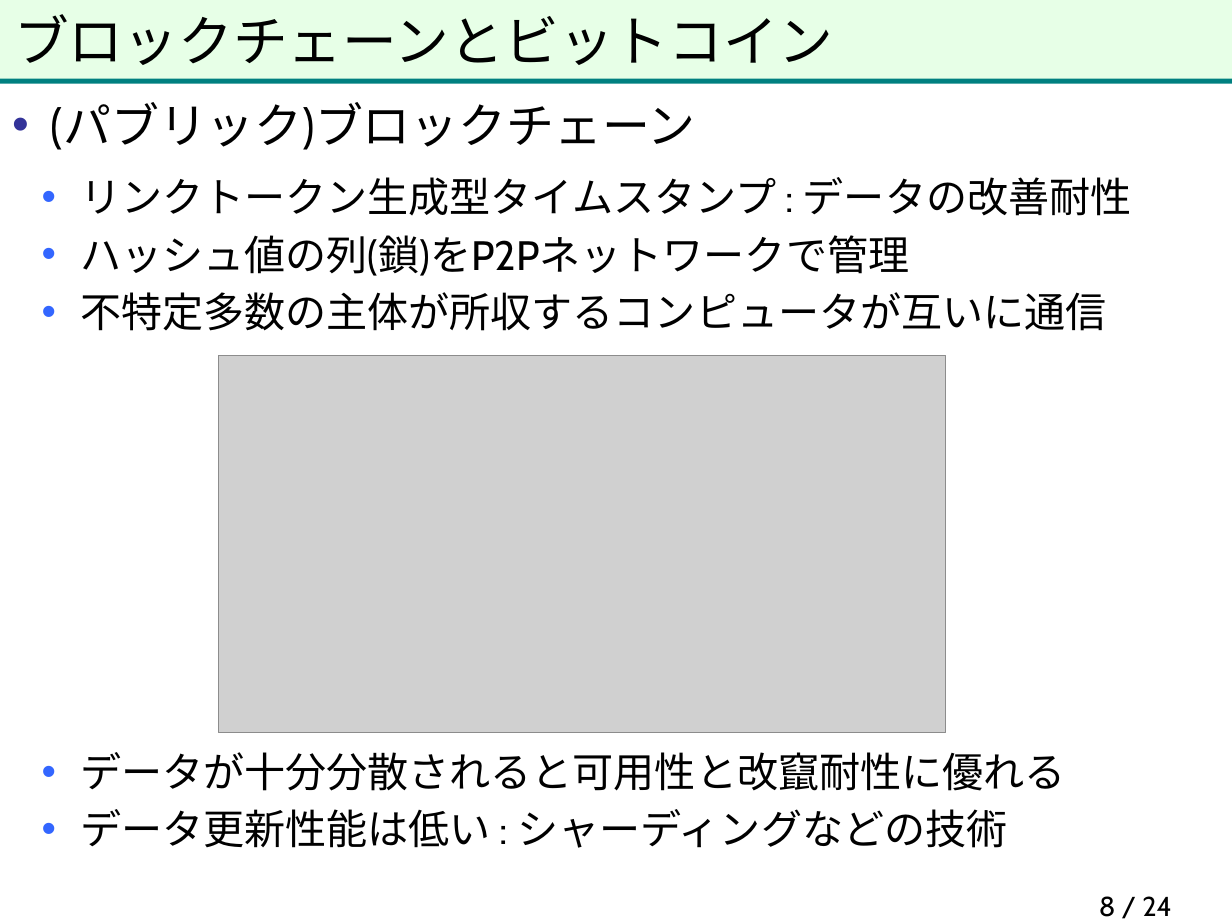
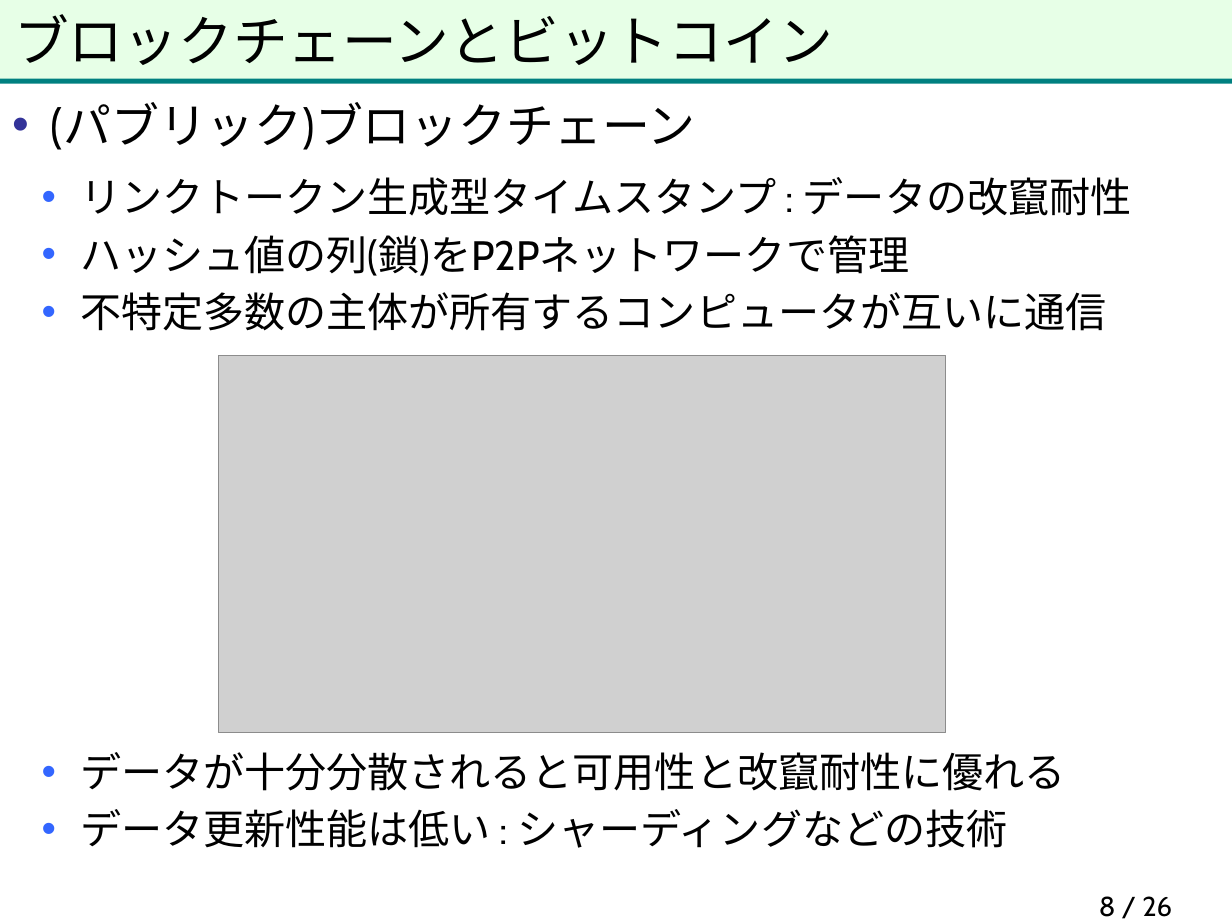
Before and after one commit to herumi/anninbon, a slide deck: slide 8 of lec/anninbon8.pptx. Drawn at 1232x924 pixels with LibreOffice and Linux fonts; fonts in the diff are those of the drawing; grey boxes stand for pictures; background and template pictures are left out. Boxes give left, top, right and bottom in pixels: in the first picture for what was removed or moved away, otherwise in the second. Text is boxed around its words. In the diff, an @@ line names an element or a change of style, - is before the commit and + after.

Commit message:
update 8

```diff
--- a/lec/anninbon8.pptx
+++ b/lec/anninbon8.pptx
@@ text at bbox=[80, 177, 1132, 216]: text changed @@
-  • リンクトークン生成型タイムスタンプ : データの改善耐性
+  • リンクトークン生成型タイムスタンプ : データの改竄耐性
@@ text at bbox=[80, 292, 1107, 331]: text changed @@
-  • 不特定多数の主体が所収するコンピュータが互いに通信
+  • 不特定多数の主体が所有するコンピュータが互いに通信
@@ page number at bbox=[1099, 896, 1172, 917]: text changed @@
-8 / 24
+8 / 26
```
Also in this commit, not shown: 15 slides removed.
